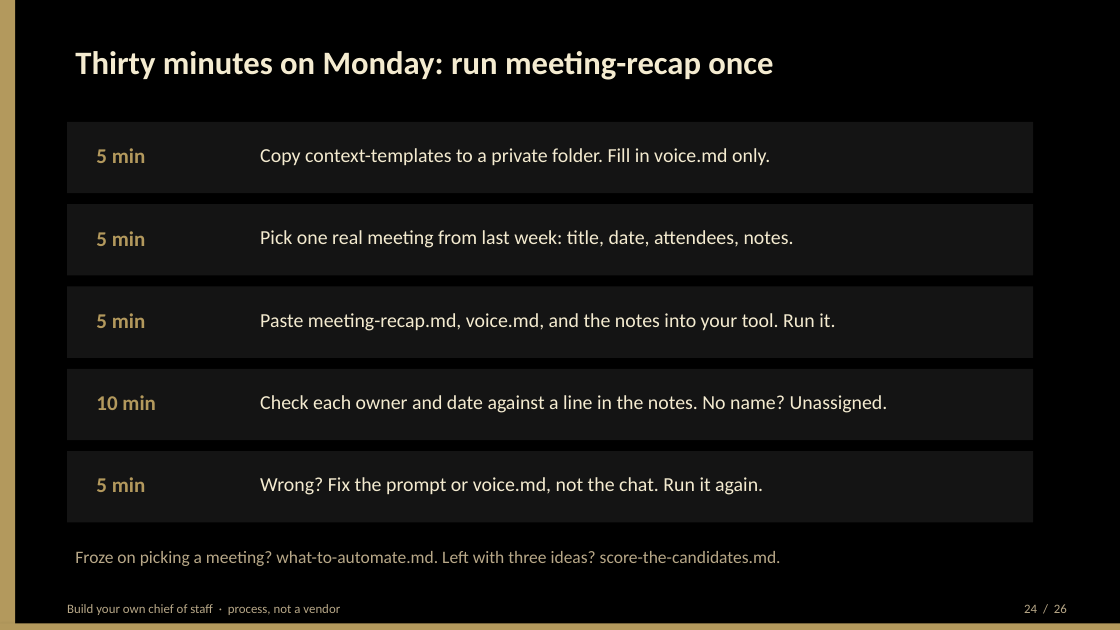
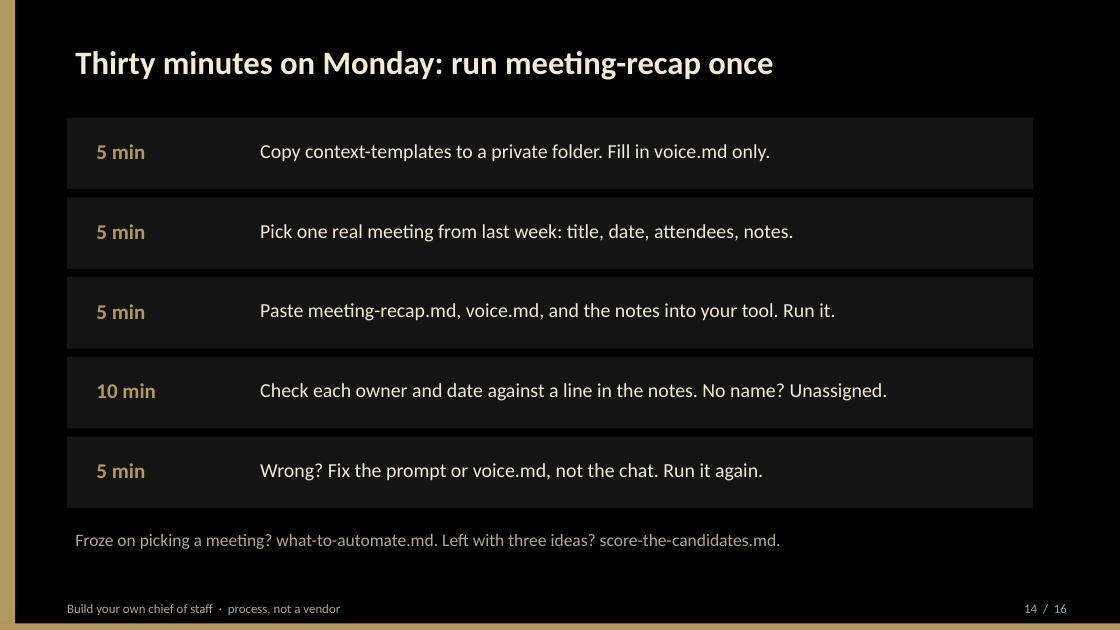
Before and after one commit to BittahCriminal/build-your-own-chief-of-staff, a slide deck: slide 14 of slides/building-your-own-chief-of-staff.pptx (slide 24 before the commit). Drawn at 1120x630 pixels with LibreOffice and Linux fonts; fonts in the diff are those of the drawing. Boxes give left, top, right and bottom in pixels: in the first picture for what was removed or moved away, otherwise in the second. Text is boxed around its words. In the diff, an @@ line names an element or a change of style, - is before the commit and + after.

Commit message:
Cut the 30-minute deck so the talk leaves slides for GitHub.
Twenty-six slides left no time to open the kit; the method already lives in the markdown.

```diff
--- a/slides/building-your-own-chief-of-staff.pptx
+++ b/slides/building-your-own-chief-of-staff.pptx
@@ 4 texts, 2 rectangles: place and size @@
-4 texts, 2 rectangles at <box>67,122,1033,276</box>
+4 texts, 2 rectangles at <box>67,118,1033,269</box>
@@ 4 texts, 2 rectangles: place and size @@
-4 texts, 2 rectangles at <box>67,287,1033,440</box>
+4 texts, 2 rectangles at <box>67,277,1033,429</box>
@@ 3 texts, 1 rectangle: place and size @@
-3 texts, 1 rectangle at <box>67,451,1033,566</box>
+3 texts, 1 rectangle at <box>67,437,1033,549</box>
@@ text at <box>1024,604,1067,613</box>: text changed @@
-24 / 26
+14 / 16
```
Also in this commit, not shown: 14 other slides changed, 1 slide added, 11 slides removed, 4 other files.
